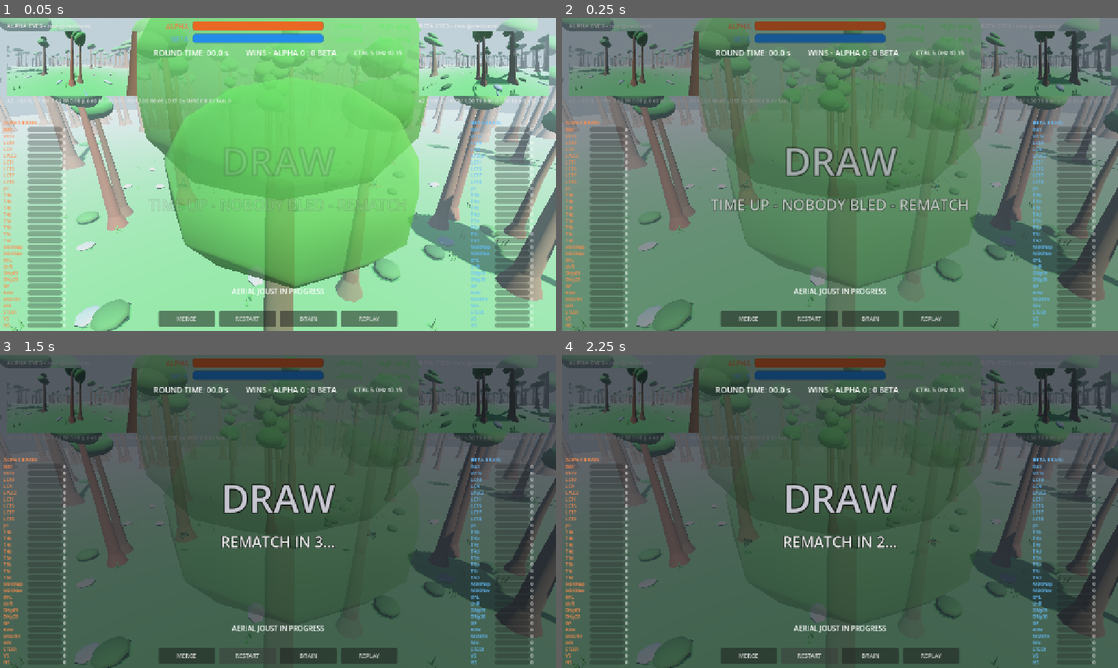
Above: before the commit, frames 1-4 (two rows, left to right).
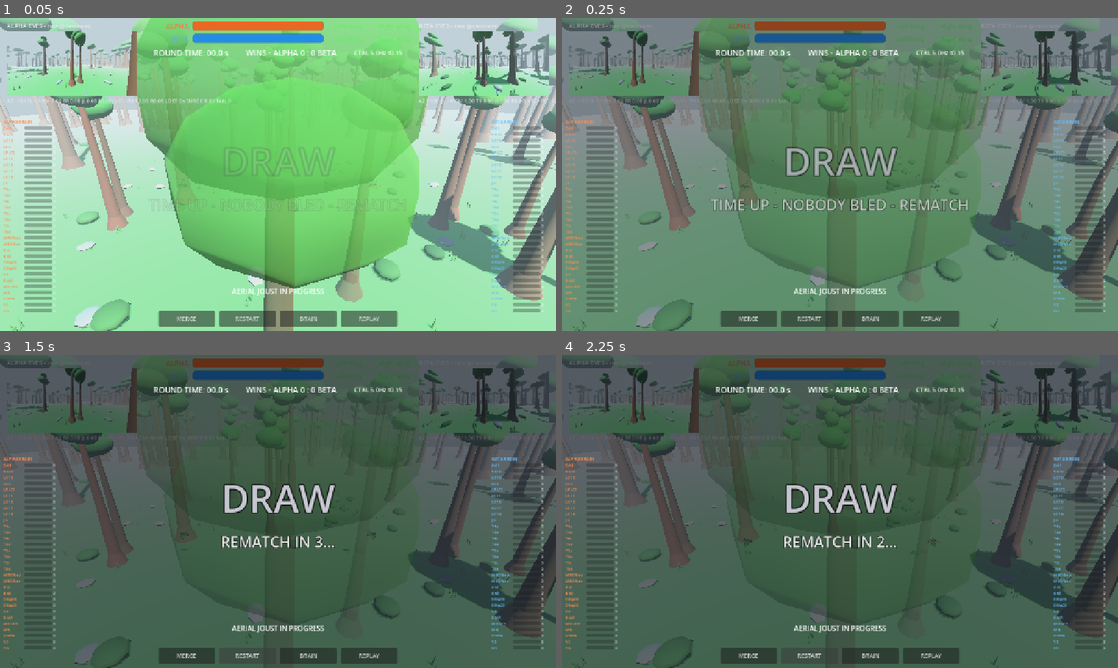
Above: after the commit, the same moments.

Repository: doku/flybrain-arena
Game: Godot game, scene res://scenes/ArenaGlade.tscn
Same seed, same stepped clock (60 frames per second), same inputs: the game is played once before the commit and once after it. This scene is started directly instead of the project's main scene.
Inputs:
- Up to frame 1 (0.05 s): no input
- Up to frame 2 (0.25 s): no input
- Up to frame 3 (1.5 s): click "RESTART" at 0.5 s; click "RESTART" at 1.25 s
- Up to frame 4 (2.25 s): click "RESTART" at 2 s

The runs differ from the first frame. In frame 1, 7.2% of the frame differs, in the area x 0-98%, y 32-99%; in frame 2, 6.1%; in frame 3, 2.4%; in frame 4, 2.4%.

Commit message:
Compact brain charts: 31 rows fit, narrower, PiP-tucked

Diff:
--- a/arena/scripts/ArenaManager.gd
+++ b/arena/scripts/ArenaManager.gd
@@ -1378,7 +1378,7 @@
 
 func _build_brainview() -> void:
 	# L0 pool-rate bars: one slim panel per fly, screen edges, always-on
-	# capable. 23 rows x 2 panels of tiny bars is trivial draw load; the
+	# capable. 31 rows x 2 panels of tiny bars is trivial draw load; the
 	# values arrive inside the existing motor reply (no extra packets).
 	var hud: CanvasLayer = $HUD
 	bv_panel_alpha = _make_bv_panel(hud, "BrainAlpha", Control.PRESET_BOTTOM_LEFT,
@@ -1662,15 +1662,18 @@
 	# below the top-corner PiP eye views (feat text ends ~226px; panel
 	# top lands ~232px at 720p).
 	var left_side := anchor == Control.PRESET_CENTER_LEFT or anchor == Control.PRESET_BOTTOM_LEFT
-	panel.offset_left = 8.0 if left_side else -196.0
-	panel.offset_right = 196.0 if left_side else -8.0
+	# Compact chart: 46 label + 64 bar + 26 count = 140px wide; ~385px
+	# tall for all 31 pool rows, top tucked just below the PiP eye
+	# views, bottom clear of the menu bar (and a smaller mouse rect).
+	panel.offset_left = 8.0 if left_side else -148.0
+	panel.offset_right = 148.0 if left_side else -8.0
 	panel.offset_top = -488.0
-	panel.offset_bottom = -60.0
+	panel.offset_bottom = -103.0
 	panel.add_theme_constant_override("separation", 1)
 	hud.add_child(panel)
 	var head := Label.new()
 	head.text = title + " BRAIN"
-	head.add_theme_font_size_override("font_size", 12)
+	head.add_theme_font_size_override("font_size", 10)
 	head.add_theme_color_override("font_color", tint)
 	panel.add_child(head)
 	if pname == "BrainAlpha":
@@ -1681,25 +1684,25 @@
 		bv_caps[str(spec[0])] = float(spec[2])
 	for spec in BV_POOLS:
 		var row := HBoxContainer.new()
-		row.add_theme_constant_override("separation", 3)
+		row.add_theme_constant_override("separation", 2)
 		panel.add_child(row)
 		var nm := Label.new()
 		nm.text = spec[1]
-		nm.custom_minimum_size = Vector2(52, 0)
-		nm.add_theme_font_size_override("font_size", 10)
+		nm.custom_minimum_size = Vector2(46, 0)
+		nm.add_theme_font_size_override("font_size", 9)
 		nm.add_theme_color_override("font_color", tint)
 		row.add_child(nm)
 		var bar := ProgressBar.new()
 		bar.min_value = 0.0
 		bar.max_value = 100.0
 		bar.show_percentage = false
-		bar.custom_minimum_size = Vector2(80, 12)
+		bar.custom_minimum_size = Vector2(64, 8)
 		bar.size_flags_vertical = Control.SIZE_SHRINK_CENTER
 		row.add_child(bar)
 		var num := Label.new()
 		num.text = "0"
-		num.custom_minimum_size = Vector2(30, 0)
-		num.add_theme_font_size_override("font_size", 10)
+		num.custom_minimum_size = Vector2(26, 0)
+		num.add_theme_font_size_override("font_size", 9)
 		row.add_child(num)
 		rows[str(spec[0])] = [bar, num, float(spec[2])]
 	return panel
